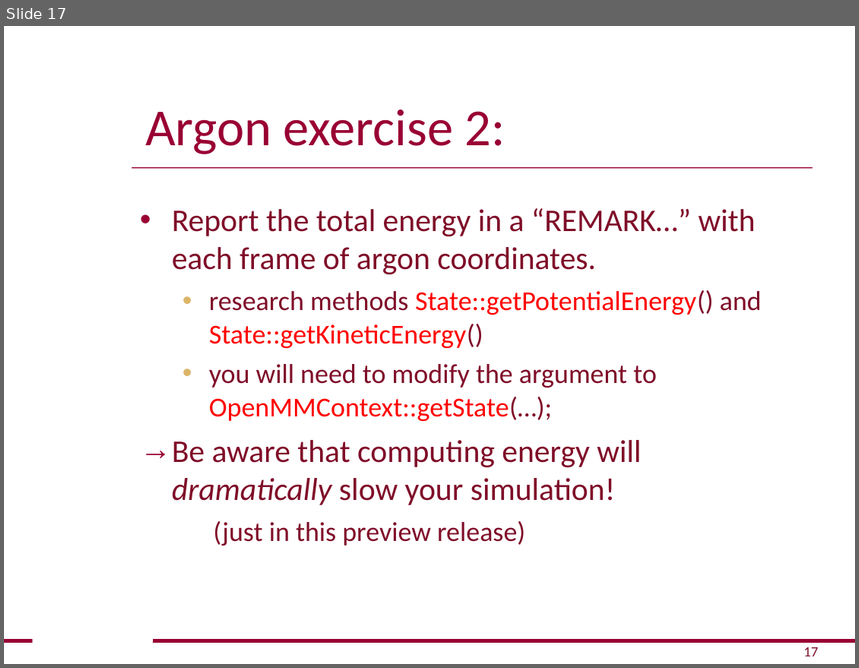
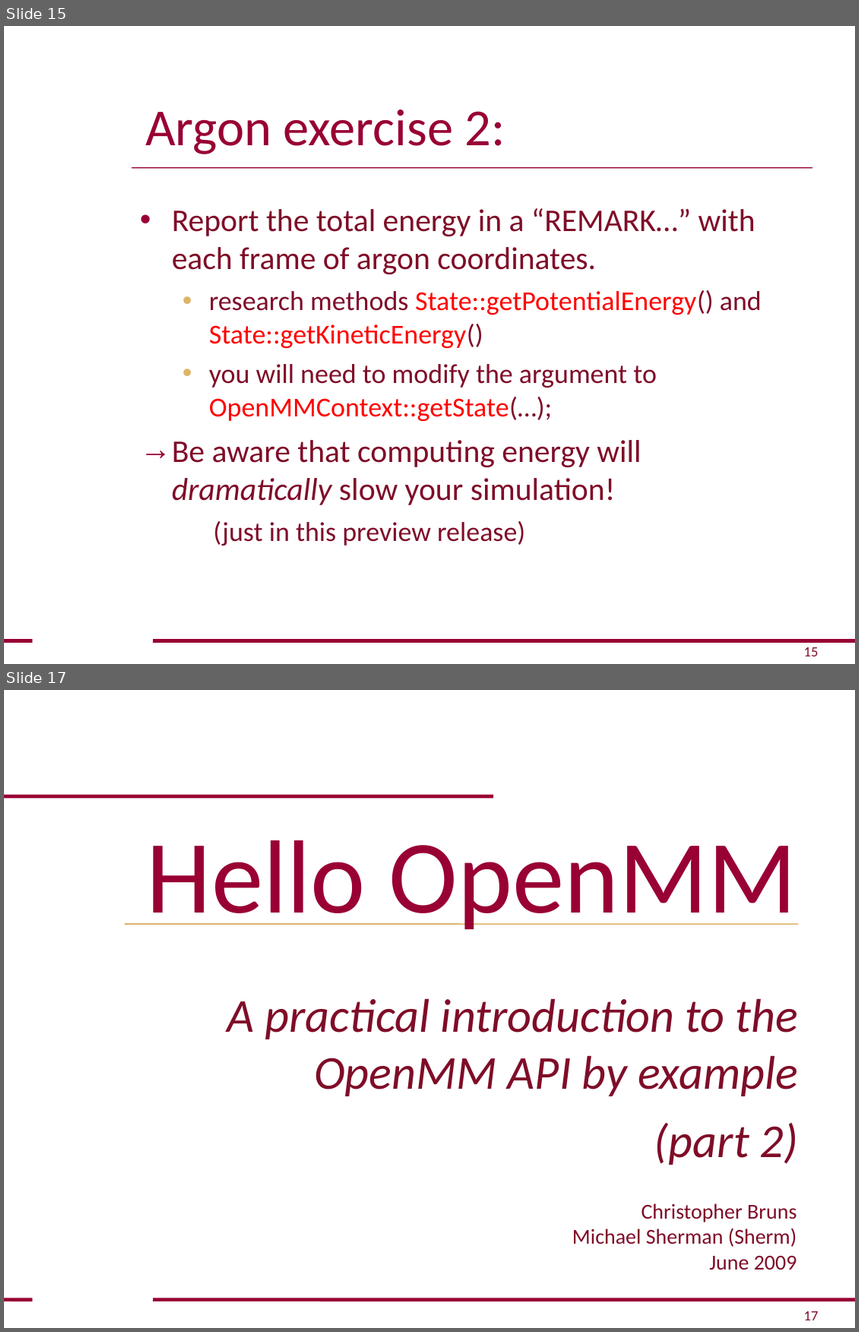
Before and after one commit to openmm/openmm, a slide deck: examples/HelloOpenMM.ppt. Shown one above the other, each under a label of ours: slide 17 before the commit, slides 15 and 17 after it; the slides between them are not shown. The pictures are 859x668 and 859x1332 pixels, drawn with LibreOffice and Linux fonts; fonts in the diff are those of the drawing; background and template pictures are left out. Boxes give left, top, right and bottom in pixels: in the first picture for what was removed or moved away, otherwise in the second. Text is boxed around its words. In the diff, an @@ line names an element or a change of style, - is before the commit and + after.

Commit message:
Polished the slide show for the examples.

```diff
--- a/examples/HelloOpenMM.ppt
+++ b/examples/HelloOpenMM.ppt
@@ slide 17 added at bbox=[4, 690, 855, 1328], background #FFFFFF @@
@@ freeform shape added at bbox=[4, 718, 81, 1094], fill #990033 @@
@@ line added from (4, 796) to (493, 796), #990033 3 pt @@
@@ freeform shape added at bbox=[4, 818, 110, 1158], fill #DCB568 @@
@@ title added at bbox=[147, 840, 797, 929], 88 pt, text #990033 @@
+Hello OpenMM
@@ line added from (125, 924) to (798, 924), #DCB568 0.99 pt @@
@@ subtitle added at bbox=[227, 999, 798, 1165], 40 pt, text #7F0D28, italic @@
+A practical introduction to the OpenMM API by example
+(part 2)
@@ text added at bbox=[572, 1204, 797, 1270], 18 pt, text #7F0D28 @@
+Christopher Bruns
+Michael Sherman (Sherm)
+June 2009
@@ line added from (4, 1300) to (32, 1300), #990033 3 pt @@
@@ line added from (153, 1300) to (855, 1300), #990033 3 pt @@
@@ page number added at bbox=[804, 1312, 819, 1321], 12 pt, text #7F0D28 @@
+17
@@ what was slide 17 is now slide 15 @@
@@ page number at bbox=[804, 648, 819, 657]: text changed @@
-17
+15
```
Also in this commit, not shown: 9 slides changed, 5 other slides added, 2 slides removed.
